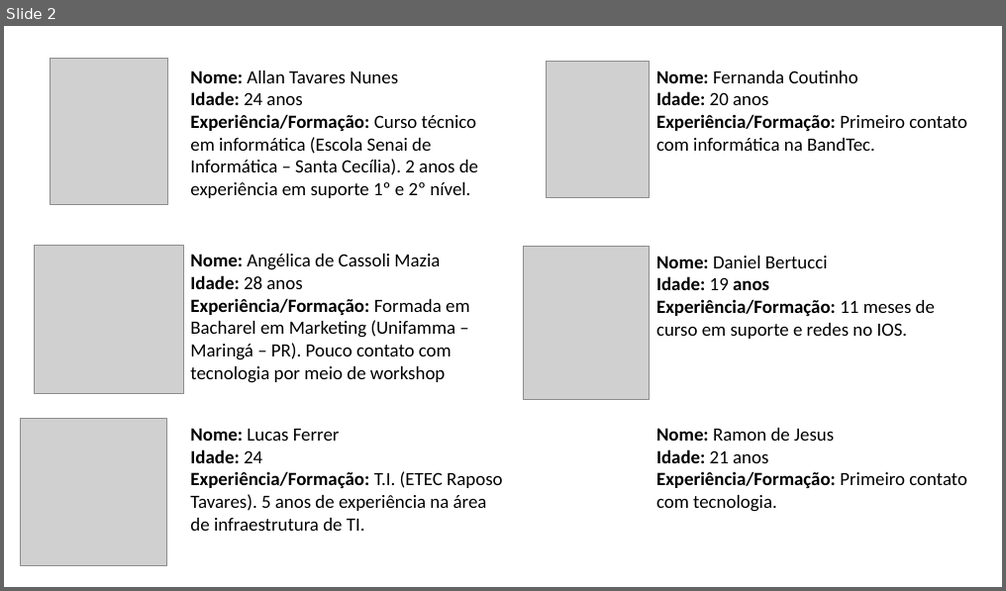
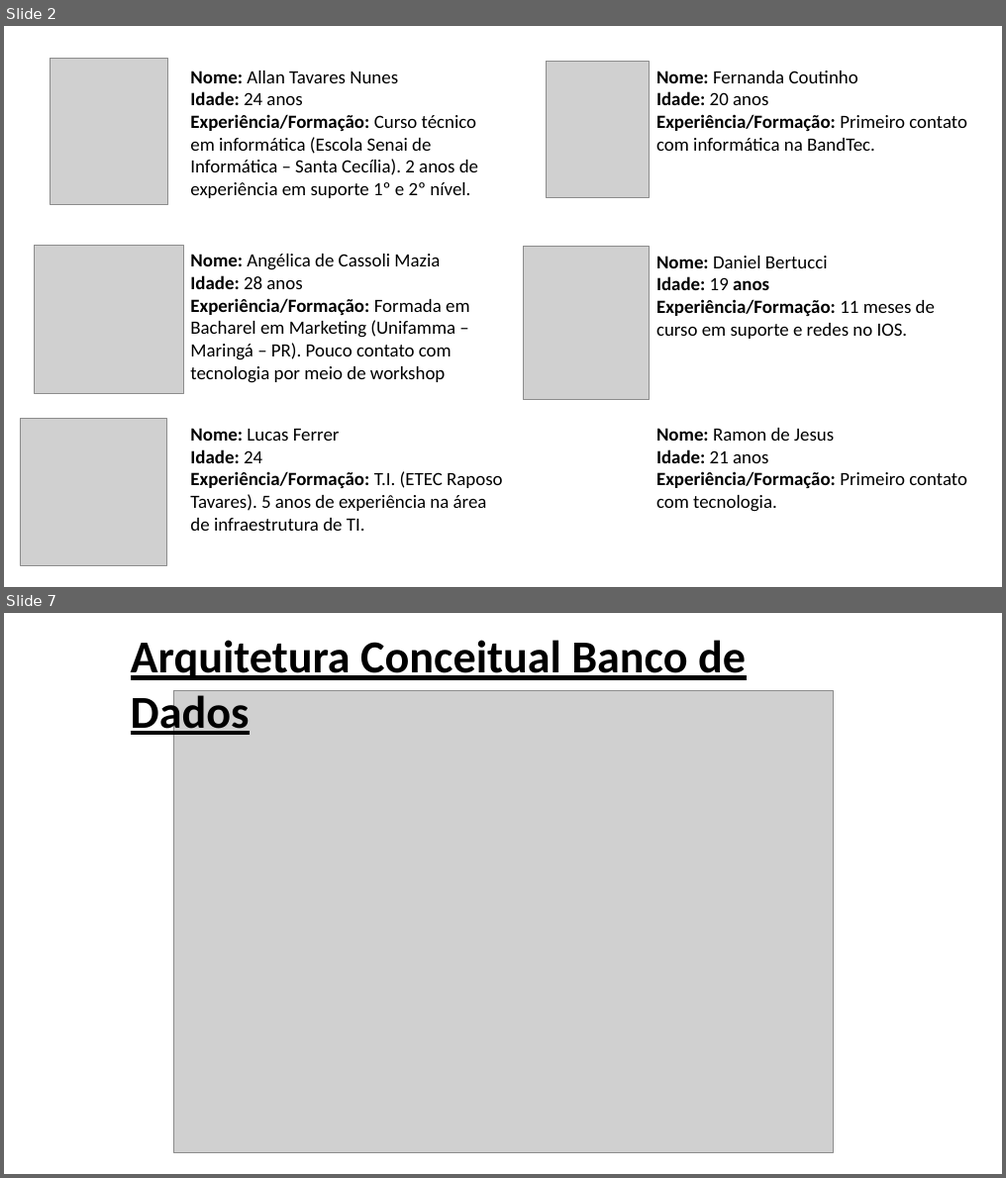
Before and after one commit to allantnunes/MonkeysHealthcare, a slide deck: Apresentação MonkeysTest.pptx. Shown one above the other, each under a label of ours: slide 2 before the commit, slides 2 and 7 after it; the slides between them are not shown. The pictures are 1006x591 and 1006x1178 pixels, drawn with LibreOffice and Linux fonts; fonts in the diff are those of the drawing; grey boxes stand for pictures. Boxes give left, top, right and bottom in pixels: in the first picture for what was removed or moved away, otherwise in the second. Text is boxed around its words. In the diff, an @@ line names an element or a change of style, - is before the commit and + after.

```diff
--- a/Apresentação MonkeysTest.pptx
+++ b/Apresentação MonkeysTest.pptx
@@ slide 7 added at [4, 613, 1002, 1174], background #FFFFFF @@
@@ text added at [131, 640, 746, 739], 44 pt, text #000000, bold, underline @@
+Arquitetura Conceitual Banco de Dados
@@ picture added at [173, 691, 833, 1154] @@
```
Also in this commit, not shown: 4 slides changed, 3 other slides added, 10 other files.
